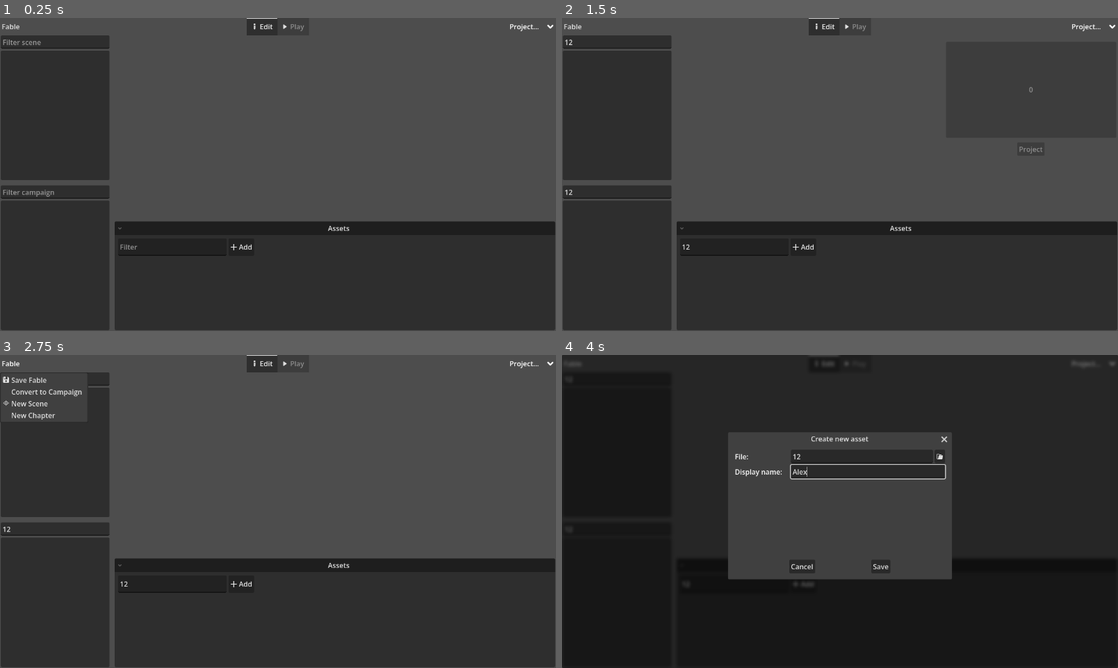
Above: before the commit, frames 1-4 (two rows, left to right).
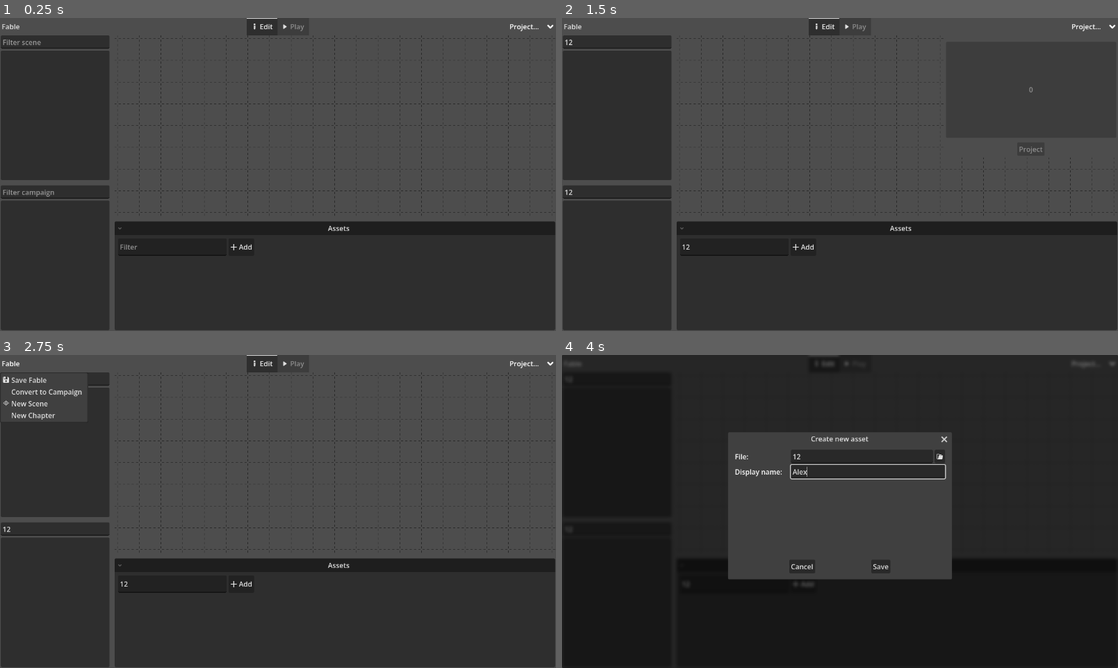
Above: after the commit, the same moments.

Repository: Vertco/Fable-Tabletop
Game: Godot game, scene res://scenes/editor/editor.tscn
Two runs of this game, one before a commit and one after it. Both use one fixed random seed, a clock stepped at 60 frames per second and the inputs below. This scene is started directly instead of the project's main scene.
Inputs (mouse positions are in pixels of both pictures, inside the frame that each line leads up to):
- Up to frame 1 (0.25 s): no input
- Up to frame 2 (1.5 s): click (617, 43) at 0.52 s; type "12" at 0.6 s; click (617, 193) at 0.75 s; type "12" at 0.83 s; click (734, 246) at 0.98 s; type "12" at 1.07 s; click (1090, 27) at 1.25 s
- Up to frame 3 (2.75 s): click "Fable" at 2 s
- Up to frame 4 (4 s): click "Add" at 2.75 s; click (862, 455) at 3.52 s; type "12" at 3.6 s; click (867, 470) at 3.75 s; type "Alex" at 3.83 s

The runs differ from the first frame. In frame 1, 0.7% of the frame differs, in the area x 20-100%, y 5-64%; in frame 2, 0.6%; in frame 3, 0.7%; in frame 4, less than 0.1%.

Commit message:
Refactor editor viewports and camera controls
Move GM viewport into a dedicated SceneRoot SubViewport and add a separate PcView SubViewport for the player window; update editor scene structure (Editor node type, SceneRoot, SubViewportContainer/PcView, cameras and grid instances). Centralize GM camera zoom/pan logic in gm_viewport.gd (zoom limits, mouse pan, grid redraw) and remove duplicated camera code from scene.gd. Update code references and cull mask handling to use SceneRoot (load/save, add_child, get_node paths, and update_cull_mask). Ensure asset display applies visibility layer bits to child nodes and set initial visibility when spawning assets. Adjust scene.tscn visibility_layer and camera node path accordingly.

Diff:
--- a/scenes/editor/editor.gd
+++ b/scenes/editor/editor.gd
@@ -1,4 +1,4 @@
-extends Control
+extends Node
 
 
 enum Mode{
@@ -30,16 +30,17 @@
 	App.layers_changed.connect(update_cull_mask)
 	DisplayServer.window_set_mode(DisplayServer.WINDOW_MODE_MAXIMIZED)
 	%FableMenu.get_popup().connect("id_pressed",_on_fable_menu_id_pressed)
-	%PcWindow.world_2d = %GmView.get_world_2d()
+	%GmView.world_2d = %SceneRoot.get_world_2d()
+	%PcView.world_2d = %SceneRoot.get_world_2d()
 	if App.selected_fables:
 		fable_path = App.selected_fables[0]
 
 
-func update_cull_mask(_active_layer: int, visible_layers: Array[int]):
-	%GmView.set_canvas_cull_mask(0)
-	%GmView.set_canvas_cull_mask_bit(0, true)
-	for layer in visible_layers:
-		%GmView.set_canvas_cull_mask_bit(layer, true)
+func update_cull_mask(_active_layer: int, _visible_layers: Array[int]):
+	%SceneRoot.set_canvas_cull_mask(0)
+	%SceneRoot.set_canvas_cull_mask_bit(0, true)
+	for layer in _visible_layers:
+		%SceneRoot.set_canvas_cull_mask_bit(layer, true)
 
 
 func load_fable() -> Error:
@@ -81,7 +82,7 @@
 					fable = ResourceLoader.load("user://current/scenes/"+App.selected_fables[0].get_file().rsplit(".")[0]+".tres")
 					var new_scene := scene.instantiate()
 					new_scene.scene = fable
-					%GmView.add_child(new_scene)
+					%SceneRoot.add_child(new_scene)
 					%AssetBrowser.load_assets()
 					%SceneTree.scene = new_scene
 	return result
@@ -89,7 +90,7 @@
 
 func save_fable() -> void: # TODO Add support for campaigns
 	var new_scene := Scene.new()
-	for layer in %GmView.get_node("Scene/LayerManager").get_children():
+	for layer in %SceneRoot.get_node("Scene/LayerManager").get_children():
 		new_scene.layers.append(layer.save())
 	new_scene.title = fable.title
 	new_scene.updated_date_time = Time.get_datetime_dict_from_system()
--- a/scenes/editor/editor.tscn
+++ b/scenes/editor/editor.tscn
@@ -13,19 +13,17 @@
 [ext_resource type="PackedScene" uid="uid://bu34dvllyccp1" path="res://scenes/editor/scene_components/display_selector.tscn" id="6_pq70c"]
 [ext_resource type="Script" uid="uid://bkwkfdy5hs6kw" path="res://scenes/editor/scene_components/campaign_tree.gd" id="6_syr16"]
 [ext_resource type="PackedScene" uid="uid://b1x7lkb6ykwj6" path="res://scenes/editor/scene_components/asset_editor.tscn" id="8_5q5vg"]
+[ext_resource type="PackedScene" uid="uid://cbn6ycgpm4u5b" path="res://scenes/editor/scene_components/grid_renderer.tscn" id="10_hg2ka"]
 [ext_resource type="Script" uid="uid://o8hkwnn3vg8" path="res://scenes/editor/notification_area.gd" id="13_i3ywb"]
 
-[node name="Editor" type="Control" unique_id=957988038]
-layout_mode = 3
-anchors_preset = 15
-anchor_right = 1.0
-anchor_bottom = 1.0
-grow_horizontal = 2
-grow_vertical = 2
+[node name="Editor" type="Node" unique_id=1256557791]
 script = ExtResource("1_p4a8s")
 
+[node name="SceneRoot" type="SubViewport" parent="." unique_id=1360276572]
+unique_name_in_owner = true
+disable_3d = true
+
 [node name="VBoxContainer" type="VBoxContainer" parent="." unique_id=1331882665]
-layout_mode = 1
 anchors_preset = 15
 anchor_right = 1.0
 anchor_bottom = 1.0
@@ -151,9 +149,16 @@
 unique_name_in_owner = true
 disable_3d = true
 handle_input_locally = false
-canvas_cull_mask = 4293918721
+canvas_cull_mask = 4293919743
 size = Vector2i(1014, 416)
 render_target_update_mode = 4
+
+[node name="GmCam" type="Camera2D" parent="VBoxContainer/MarginContainer/HSplitContainer/VSplitContainer2/GmViewport/GmView" unique_id=1268593044]
+unique_name_in_owner = true
+
+[node name="GmGrid" parent="VBoxContainer/MarginContainer/HSplitContainer/VSplitContainer2/GmViewport/GmView" unique_id=584373409 node_paths=PackedStringArray("camera") instance=ExtResource("10_hg2ka")]
+unique_name_in_owner = true
+camera = NodePath("../GmCam")
 
 [node name="AssetBrowser" type="FoldableContainer" parent="VBoxContainer/MarginContainer/HSplitContainer/VSplitContainer2" unique_id=1803836270]
 unique_name_in_owner = true
@@ -209,7 +214,6 @@
 unique_name_in_owner = true
 
 [node name="NotificationArea" type="MarginContainer" parent="." unique_id=255072361]
-layout_mode = 1
 anchors_preset = 3
 anchor_left = 1.0
 anchor_top = 1.0
@@ -229,7 +233,6 @@
 
 [node name="PcWindow" type="Window" parent="." unique_id=852590882]
 unique_name_in_owner = true
-canvas_cull_mask = 4294966272
 oversampling_override = 1.0
 mode = 3
 title = "Fable Tabletop | Players View"
@@ -239,7 +242,27 @@
 unfocusable = true
 force_native = true
 
-[node name="PcCam" type="Camera2D" parent="PcWindow" unique_id=1477134487]
+[node name="SubViewportContainer" type="SubViewportContainer" parent="PcWindow" unique_id=1988914154]
+anchors_preset = 15
+anchor_right = 1.0
+anchor_bottom = 1.0
+grow_horizontal = 2
+grow_vertical = 2
+stretch = true
+
+[node name="PcView" type="SubViewport" parent="PcWindow/SubViewportContainer" unique_id=930568122]
+unique_name_in_owner = true
+handle_input_locally = false
+canvas_cull_mask = 4294966272
+size = Vector2i(640, 360)
+render_target_update_mode = 0
+
+[node name="PcCam" type="Camera2D" parent="PcWindow/SubViewportContainer/PcView" unique_id=1477134487]
+
+[node name="PcGrid" parent="PcWindow/SubViewportContainer/PcView" unique_id=2037453736 node_paths=PackedStringArray("camera") instance=ExtResource("10_hg2ka")]
+unique_name_in_owner = true
+visibility_layer = 1024
+camera = NodePath("../PcCam")
 
 [connection signal="tab_changed" from="VBoxContainer/HBoxContainer/ModeSelector" to="." method="_on_mode_selector_tab_changed"]
 [connection signal="button_clicked" from="VBoxContainer/MarginContainer/HSplitContainer/VSplitContainer3/SceneTree/Tree" to="VBoxContainer/MarginContainer/HSplitContainer/VSplitContainer3/SceneTree" method="_on_tree_button_clicked"]
--- a/scenes/editor/scene_components/asset_display.gd
+++ b/scenes/editor/scene_components/asset_display.gd
@@ -10,11 +10,15 @@
 	set(value):
 		for layer in range(0,10):
 			set_visibility_layer_bit(layer,value)
+			for child in get_children():
+				child.set_visibility_layer_bit(layer,value)
 		gm_vis = value
 @export var player_vis := true:
 	set(value):
 		for layer in range(11,20):
 			set_visibility_layer_bit(layer,value)
+			for child in get_children():
+				child.set_visibility_layer_bit(layer,value)
 		player_vis = value
 
 
@@ -66,6 +70,10 @@
 	var sprite := Sprite2D.new()
 	var image := Image.load_from_file(asset.texture)
 	sprite.texture = ImageTexture.create_from_image(image)
+	for layer in range(0,10):
+		sprite.set_visibility_layer_bit(layer,gm_vis)
+	for layer in range(11,20):
+		sprite.set_visibility_layer_bit(layer,player_vis)
 	add_child(sprite)
 
 
--- a/scenes/editor/scene_components/gm_viewport.gd
+++ b/scenes/editor/scene_components/gm_viewport.gd
@@ -1,4 +1,51 @@
 extends SubViewportContainer
+
+
+@export var max_gm_zoom:float = 0.025
+@export var min_gm_zoom:float = 4.0
+@export var gm_zoom_incr:float = 0.1
+@export var gm_zoom:float = 1.0:
+	set(value):
+		gm_zoom = value
+		App.gm_zoom = value
+
+
+var cam_pan := false
+
+
+func _unhandled_input(event: InputEvent) -> void:
+	if event.is_action_pressed("mouse_pan"):
+		cam_pan = true
+	elif event.is_action_released("mouse_pan"):
+		cam_pan = false
+	elif event.is_action_pressed("cam_zoom_in"):
+		update_gm_zoom(gm_zoom_incr)
+	elif event.is_action_pressed("cam_zoom_out"):
+		update_gm_zoom(-gm_zoom_incr)
+	elif event is InputEventMouseMotion && cam_pan:
+		var new_offset = %GmCam.get_offset() - event.relative/gm_zoom
+		new_offset.x = new_offset.x
+		new_offset.y = new_offset.y
+		%GmCam.set_offset(new_offset)
+		%GmGrid.queue_redraw()
+
+
+func update_gm_zoom(incr:float) -> void:
+	var old_zoom = gm_zoom
+	var old_pos = get_global_mouse_position()
+	var new_incr = incr * gm_zoom
+	gm_zoom += new_incr
+	if gm_zoom < max_gm_zoom:
+		gm_zoom = max_gm_zoom
+	elif gm_zoom > min_gm_zoom:
+		gm_zoom = min_gm_zoom
+	if old_zoom == gm_zoom:
+		return
+	var new_zoom = Vector2(gm_zoom, gm_zoom)
+	%GmCam.set_zoom(new_zoom)
+	var new_pos = get_global_mouse_position()
+	%GmCam.offset += (old_pos - new_pos)
+	%GmGrid.queue_redraw()
 
 
 func _can_drop_data(_at_position: Vector2, _data: Variant) -> bool:
@@ -6,4 +53,4 @@
 
 
 func _drop_data(at_position: Vector2, data: Variant) -> void:
-	$GmView/Scene.add_asset(at_position, data)
+	$SceneRoot/Scene.add_asset(at_position, data)
--- a/scenes/editor/scene_types/scene.gd
+++ b/scenes/editor/scene_types/scene.gd
@@ -6,59 +6,16 @@
 		scene = value
 		update()
 @export_category("Camera2D")
-@export var max_gm_zoom:float = 0.025
-@export var min_gm_zoom:float = 4.0
-@export var gm_zoom_incr:float = 0.1
-@export var gm_zoom:float = 1.0:
-	set(value):
-		gm_zoom = value
-		App.gm_zoom = value
-var cam_pan := false
-
-
-func _unhandled_input(event: InputEvent) -> void:
-	if event.is_action_pressed("mouse_pan"):
-		cam_pan = true
-	elif event.is_action_released("mouse_pan"):
-		cam_pan = false
-	elif event.is_action_pressed("cam_zoom_in"):
-		update_gm_zoom(gm_zoom_incr)
-	elif event.is_action_pressed("cam_zoom_out"):
-		update_gm_zoom(-gm_zoom_incr)
-	elif event is InputEventMouseMotion && cam_pan:
-		var new_offset = %GmCam.get_offset() - event.relative/gm_zoom
-		new_offset.x = new_offset.x
-		new_offset.y = new_offset.y
-		%GmCam.set_offset(new_offset)
-		%GmGrid.queue_redraw()
+@export var pc_cam:Node
 
 
 func update() -> void:
-	gm_zoom = 1
 	for layer in scene.layers:
 		var layer_node := Layer.new()
 		layer_node.scene_layer = layer
 		layer_node.gm_vis = layer.gm_vis
 		layer_node.player_vis = layer.player_vis
 		%LayerManager.add_child(layer_node)
-
-
-func update_gm_zoom(incr:float) -> void:
-	var old_zoom = gm_zoom
-	var old_pos = get_global_mouse_position()
-	var new_incr = incr * gm_zoom
-	gm_zoom += new_incr
-	if gm_zoom < max_gm_zoom:
-		gm_zoom = max_gm_zoom
-	elif gm_zoom > min_gm_zoom:
-		gm_zoom = min_gm_zoom
-	if old_zoom == gm_zoom:
-		return
-	var new_zoom = Vector2(gm_zoom, gm_zoom)
-	%GmCam.set_zoom(new_zoom)
-	var new_pos = get_global_mouse_position()
-	%GmCam.offset += (old_pos - new_pos)
-	%GmGrid.queue_redraw()
 
 
 func add_asset(_asset_position: Vector2, data: Variant, layer: int = 99) -> void:
--- a/scenes/editor/scene_types/scene.tscn
+++ b/scenes/editor/scene_types/scene.tscn
@@ -10,14 +10,13 @@
 script = ExtResource("1_m38gd")
 
 [node name="Sprite2D" type="Sprite2D" parent="." unique_id=23585161]
+visibility_layer = 1025
 texture = ExtResource("2_sc1t3")
 
 [node name="LayerManager" parent="." unique_id=1137439149 instance=ExtResource("3_vh41s")]
 unique_name_in_owner = true
+visibility_layer = 1048575
 
 [node name="GmGrid" parent="." unique_id=584373409 node_paths=PackedStringArray("camera") instance=ExtResource("2_vh41s")]
 unique_name_in_owner = true
-camera = NodePath("../GmCam")
-
-[node name="GmCam" type="Camera2D" parent="." unique_id=198135144]
-unique_name_in_owner = true
+camera = NodePath("")
